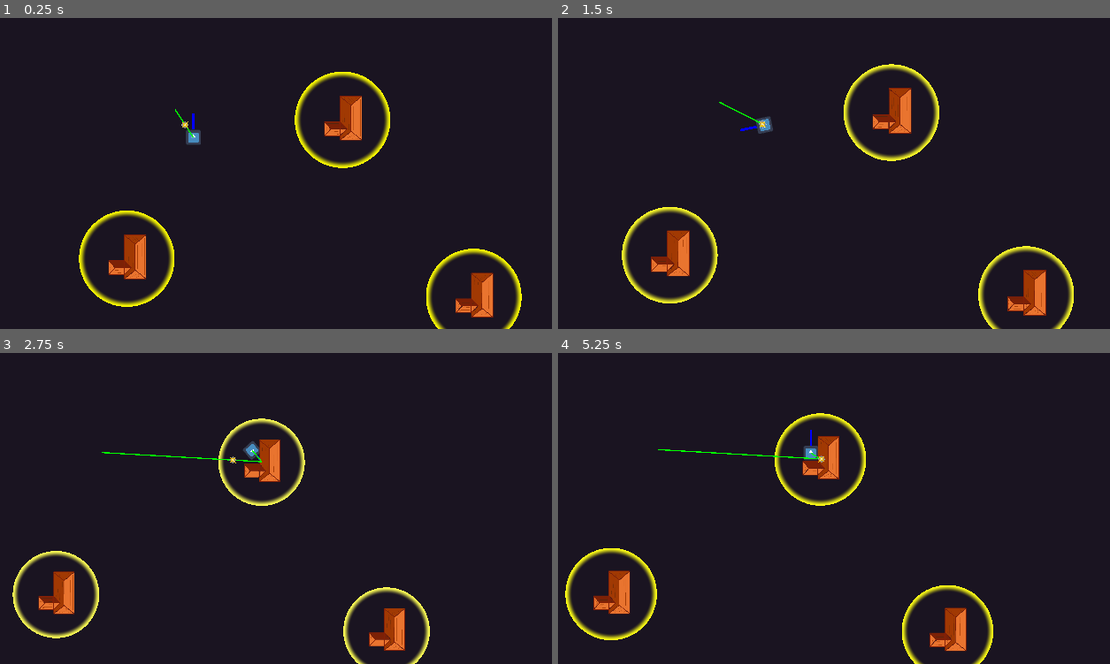
Above: before the commit, frames 1-4 (two rows, left to right).
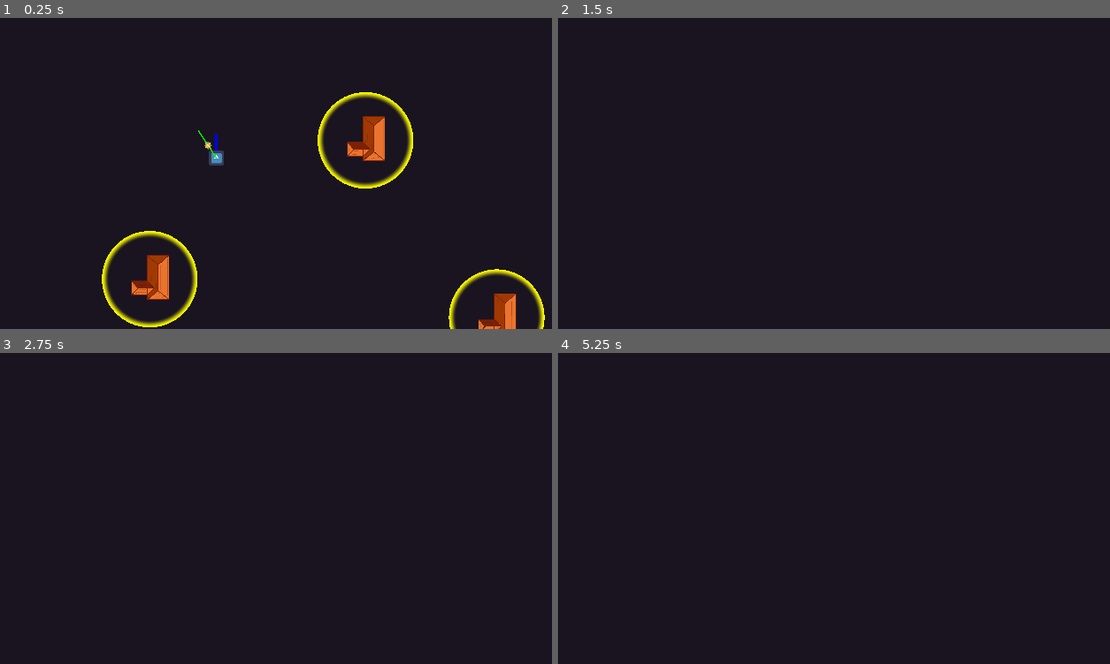
Above: after the commit, the same moments.

Repository: SpyrexDE/BzzBzz
Game: Godot game, scene res://levels/testlvl1.tscn
Two runs of this game, one before a commit and one after it. Both use one fixed random seed, a clock stepped at 60 frames per second and the inputs below. The engine's default icon, where the game draws it, is replaced by a stand-in: a white triangle on a blue panel in a dark square.
Inputs:
- Up to frame 1 (0.25 s): no input
- Up to frame 2 (1.5 s): hold D (steer_right) 0.53-1.28 s; hold S (go_backward) from 1.28 s (still down)
- Up to frame 3 (2.75 s): release S (go_backward) at 2.03 s; hold D (steer_right) from 2.03 s (still down)
- Up to frame 4 (5.25 s): release D (steer_right) at 2.78 s; hold W (go_forward) 2.78-3.53 s; hold A (steer_left) 3.53-5.03 s; tap Enter at 5 s; hold S (go_backward) from 5.03 s (still down)

The runs differ from the first frame. In frame 1, 8.9% of the frame differs, in the area x 14-99%, y 17-100%; in frame 2, 5.1%; in frame 3, 4.4%; in frame 4, 4.7%.

Commit message:
Fix camera shake

Diff:
--- a/robot/player_camera.gd
+++ b/robot/player_camera.gd
@@ -40,6 +40,7 @@
 	#print(extra_zoom, zoom_accel, distance, pos, %Cam.global_position)
 
 	%Cam.zoom = base_zoom + extra_zoom
+	_process_shake(delta)
 
 func _process_shake(delta) -> void:
 	# Lerp to normal position/rotation
